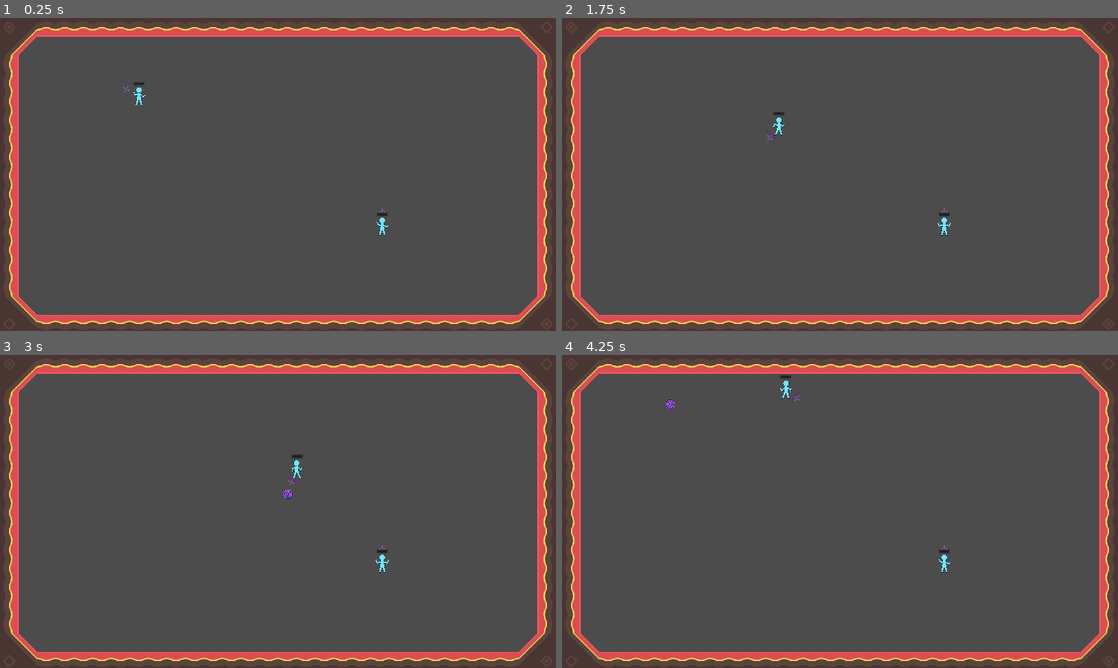
Above: before the commit, frames 1-4 (two rows, left to right).
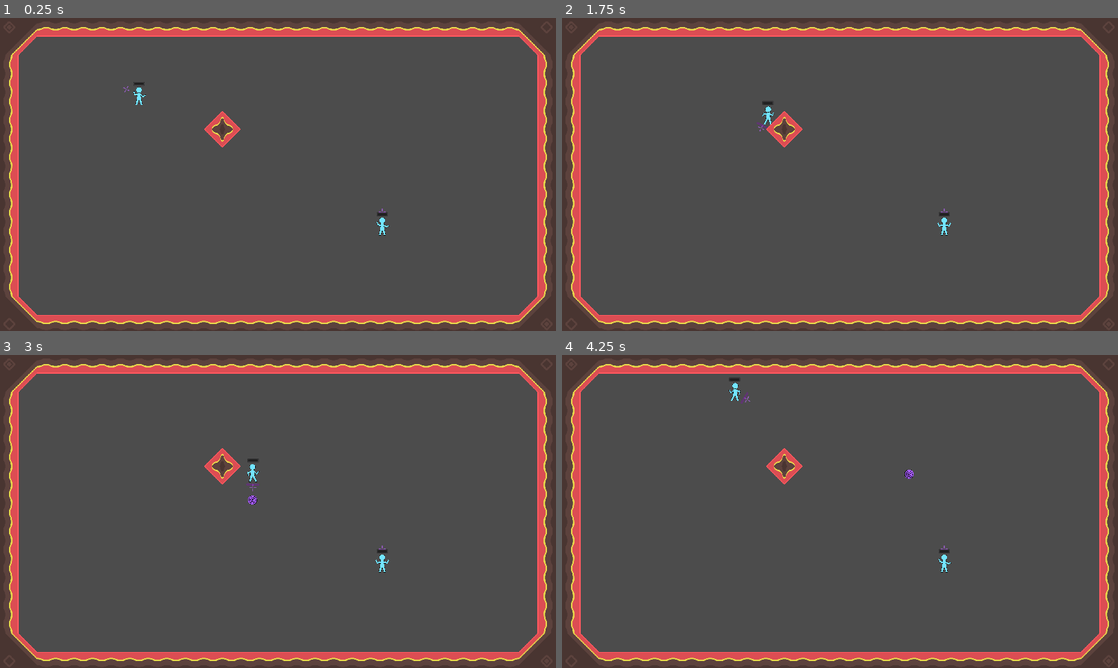
Above: after the commit, the same moments.

Repository: Reituag/DiscoBowl
Game: Godot game, scene res://Sources/Main.tscn
Same seed, same stepped clock (60 frames per second), same inputs: the game is played once before the commit and once after it.
Inputs (mouse positions are in pixels of both pictures, inside the frame that each line leads up to):
- Up to frame 1 (0.25 s): no input
- Up to frame 2 (1.75 s): move the mouse to (962, 158) at 0.52 s; hold Right (move_right_kb) 0.53-1.28 s; right-click (962, 158) at 0.6 s; click (962, 158) at 0.67 s; move the mouse to (728, 190) at 1.27 s; hold Down (move_down_kb) from 1.28 s (still down); tap Space (shoot_kb) at 1.35 s
- Up to frame 3 (3 s): move the mouse to (333, 442) at 2.02 s; release Down (move_down_kb) at 2.03 s; hold Right (move_right_kb) 2.03-2.78 s; tap Z at 2.1 s; move the mouse to (250, 574) at 2.77 s; hold Up (move_up_kb) from 2.78 s (still down); tap Q at 2.85 s; click (250, 574) at 2.92 s
- Up to frame 4 (4.25 s): move the mouse to (1006, 558) at 3.52 s; release Up (move_up_kb) at 3.53 s; hold Left (move_left_kb) from 3.53 s (still down); right-click (1006, 558) at 3.6 s

The runs differ from the first frame. In frame 1, 0.3% of the frame differs, in the area x 36-44%, y 29-42%; in frame 2, 0.5%; in frame 3, 0.6%; in frame 4, 0.6%, in the area x 18-64%, y 6-42%.

Commit message:
tile addition in arena

Diff:
--- a/Project/Sources/Main.tscn
+++ b/Project/Sources/Main.tscn
@@ -151,7 +151,7 @@
 tile_set = SubResource( 13 )
 collision_mask = 15
 format = 1
-tile_data = PoolIntArray( 0, -536870912, 131072, 1, -5368709 …(778 unchanged characters)… 073741824, 2, 327680, -536870912, 2, 327709, -1073741824, 2, 393216, -536870912, 2, 393245, -1073741824, 2, 458752, -53687 …(905 unchanged characters)…
+tile_data = PoolIntArray( 0, -536870912, 131072, 1, -5368709 …(778 unchanged characters)… 073741824, 2, 327680, -536870912, 2, 327691, 0, 65537, 327692, 0, 65538, 327709, -1073741824, 2, 393216, -536870912, 2, 393227, 1610612736, 65538, 393228, 1610612736, 65537, 393245, -1073741824, 2, 458752, -53687 …(905 unchanged characters)…
 __meta__ = {
 "_edit_lock_": true
 }
